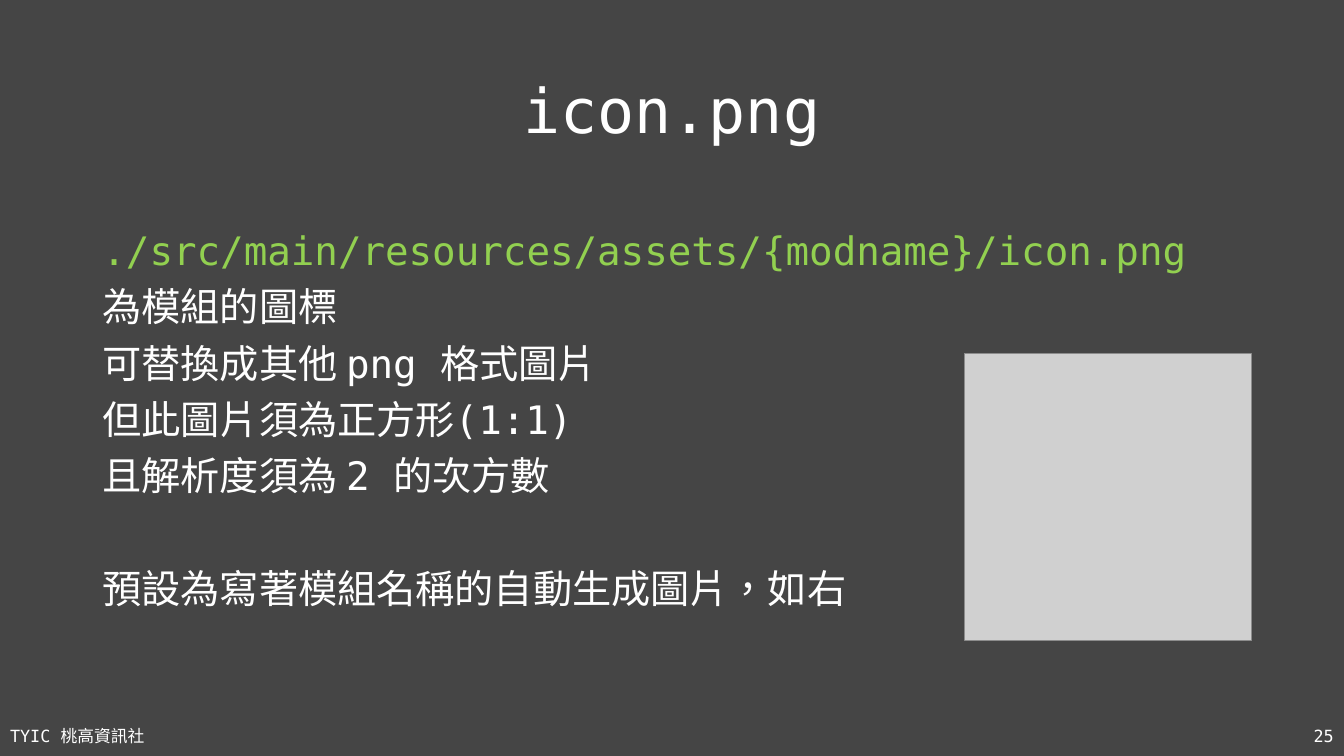
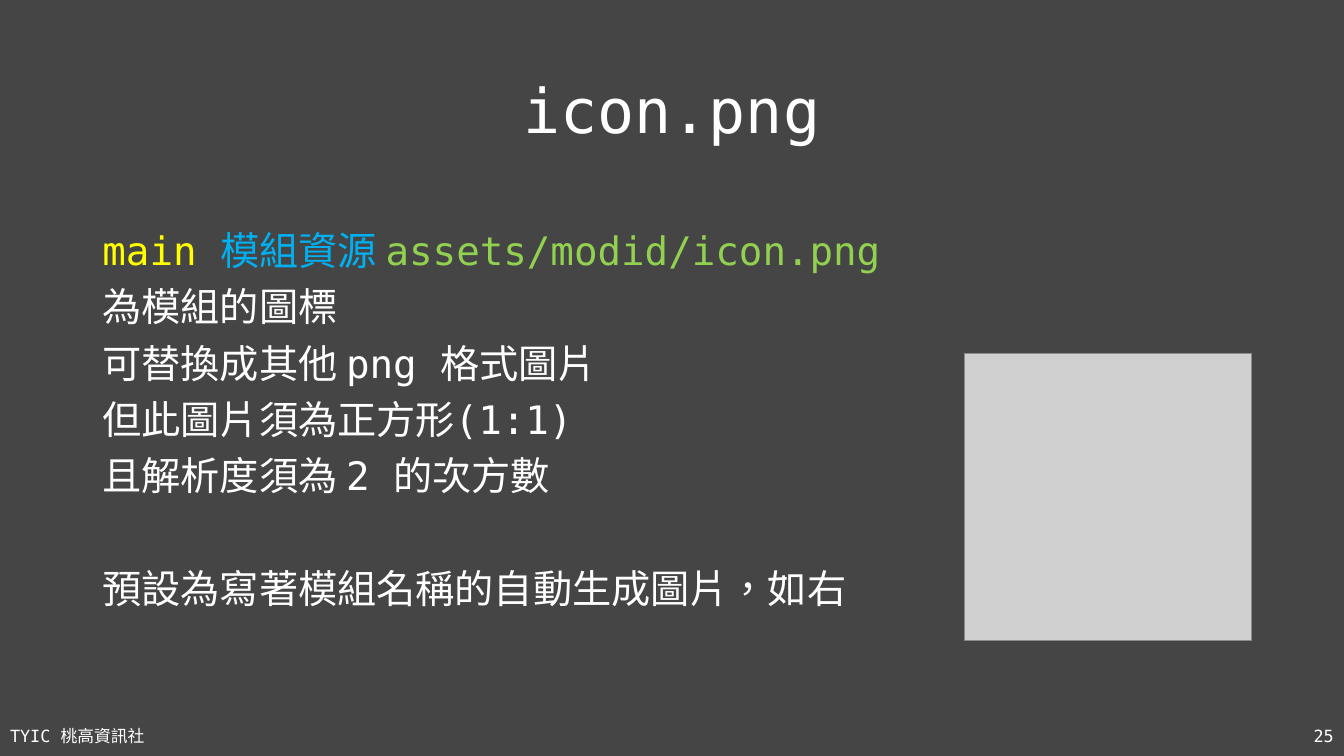
Before and after one commit to TYSHIC/slides, a slide deck: slide 25 of ppt/50_Java 專案：前置作業.pptx. Drawn at 1344x756 pixels with LibreOffice and Linux fonts; fonts in the diff are those of the drawing; grey boxes stand for pictures. Boxes give left, top, right and bottom in pixels: in the first picture for what was removed or moved away, otherwise in the second. Text is boxed around its words. In the diff, an @@ line names an element or a change of style, - is before the commit and + after.

```diff
--- a/ppt/50_Java 專案：前置作業.pptx
+++ b/ppt/50_Java 專案：前置作業.pptx
@@ text at bbox=[102, 232, 881, 274]: text changed @@
-./src/main/resources/assets/{modname}/icon.png
+main 模組資源 assets/modid/icon.png
```
Also in this commit, not shown: 4 other slides changed, 16 other files.
